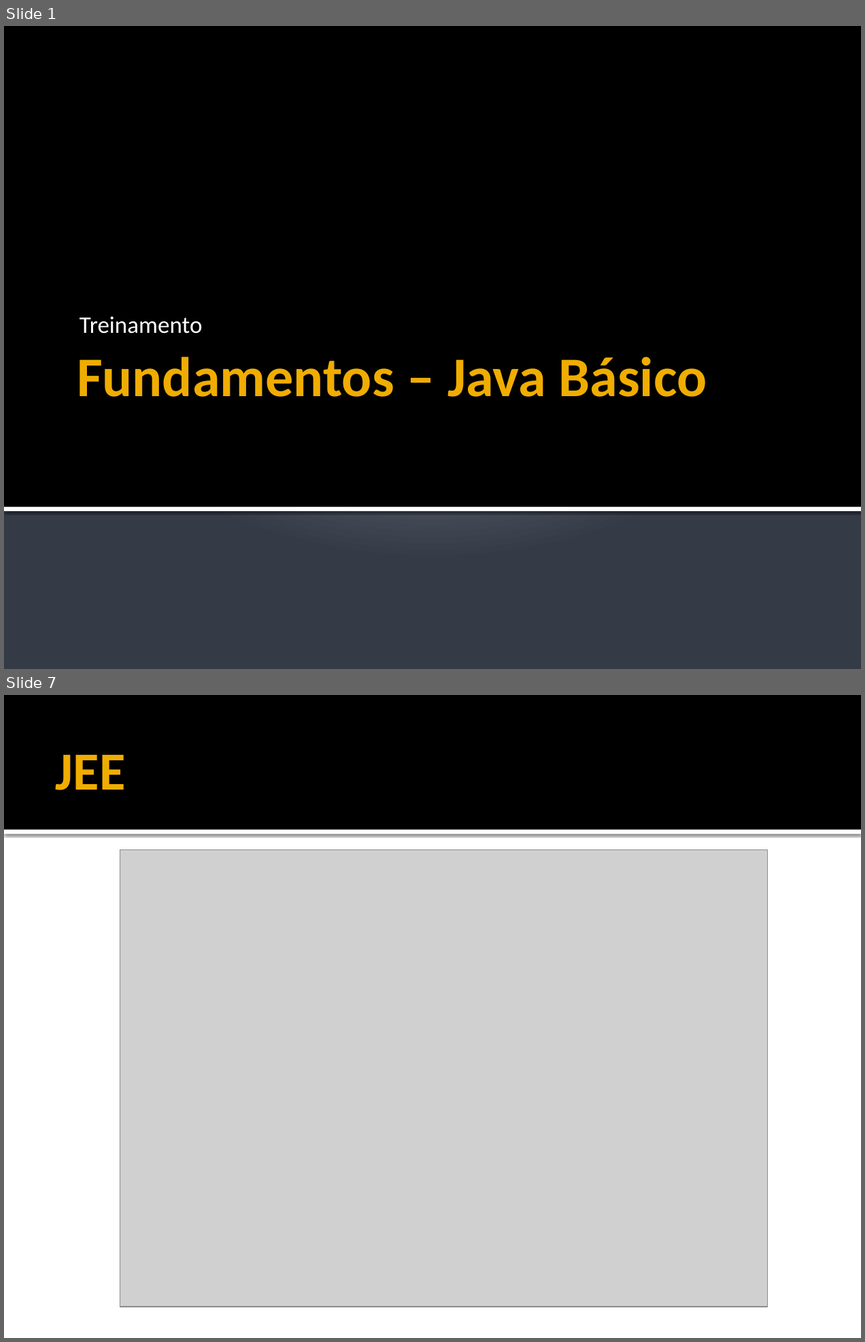
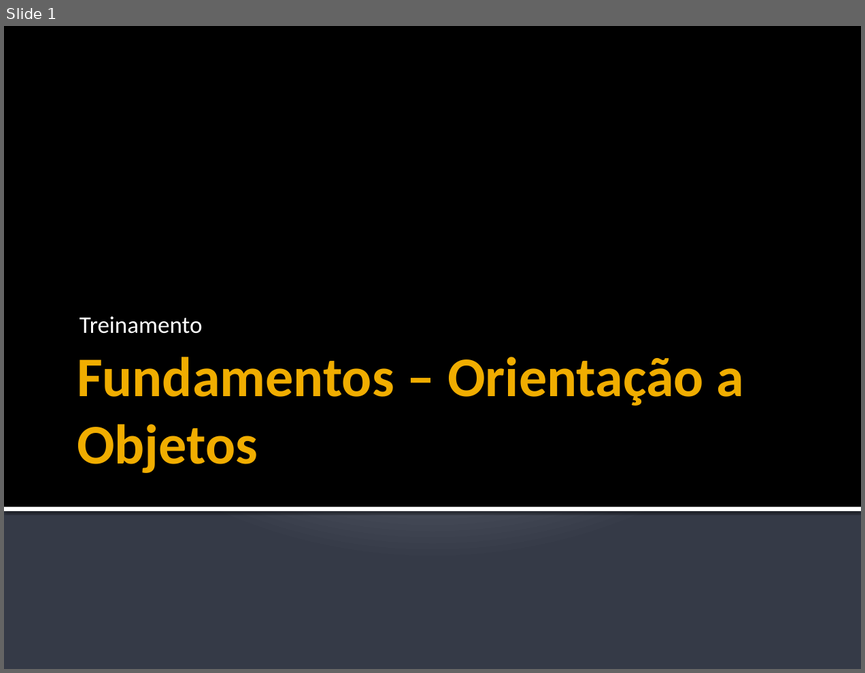
Before and after one commit to filosofisto/cpb-treinamento, a slide deck: Fundamentos/Fundamentos - Orientacao Objetos.pptx. Shown one above the other, each under a label of ours: slides 1 and 7 before the commit, slide 1 after it; the slides between them are not shown. The pictures are 865x1342 and 865x673 pixels, drawn with LibreOffice and Linux fonts; fonts in the diff are those of the drawing; grey boxes stand for pictures. Boxes give left, top, right and bottom in pixels: in the first picture for what was removed or moved away, otherwise in the second. Text is boxed around its words. In the diff, an @@ line names an element or a change of style, - is before the commit and + after.

```diff
--- a/Fundamentos/Fundamentos - Orientacao Objetos.pptx
+++ b/Fundamentos/Fundamentos - Orientacao Objetos.pptx
@@ slide 7 removed at (x1=4, y1=695, x2=861, y2=1338), background #FFFFFF @@
@@ rectangle removed at (x1=4, y1=695, x2=861, y2=830) @@
@@ title removed at (x1=56, y1=755, x2=126, y2=790) @@
-JEE
@@ rectangle removed at (x1=4, y1=830, x2=861, y2=834) @@
@@ picture removed at (x1=120, y1=850, x2=768, y2=1307) @@
@@ slide 1 changed as well @@
@@ title at (x1=77, y1=356, x2=744, y2=473): text changed @@
-Fundamentos – Java Básico
+Fundamentos – Orientação a Objetos
```
Also in this commit, not shown: 3 other slides changed, 4 slides added, 43 other slides removed.
